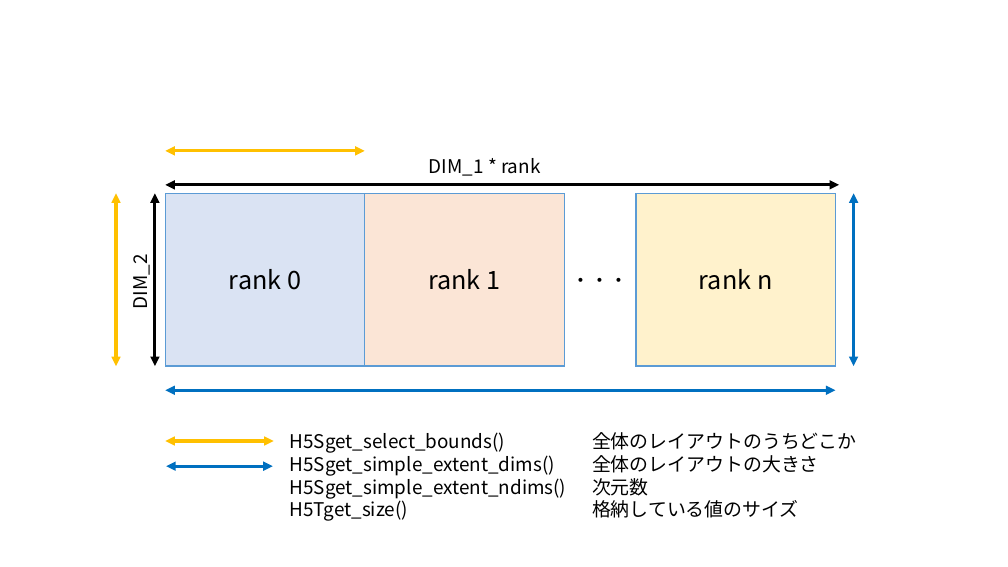
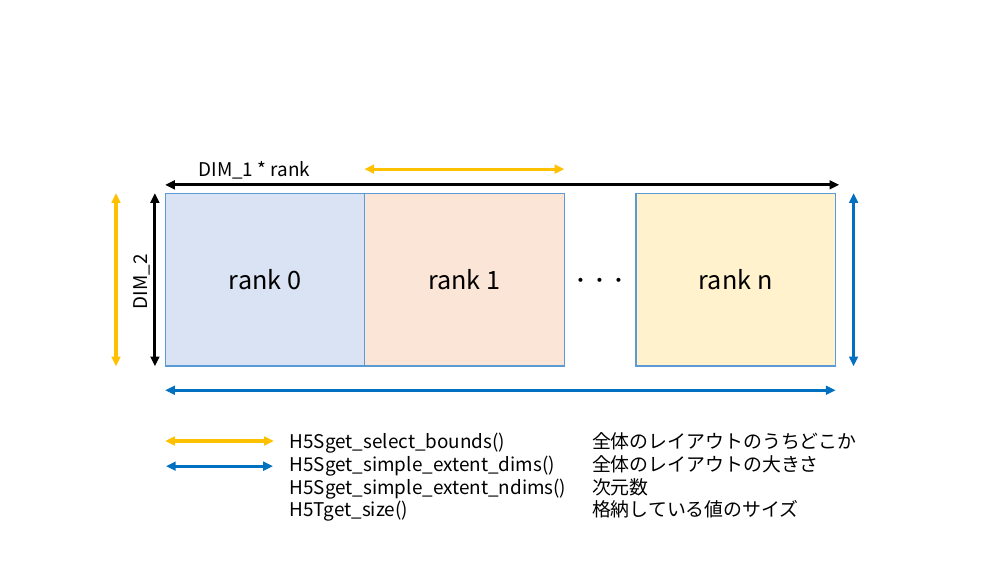
Before and after one commit to taki-d/texlive-ja-template, a slide deck: slide 16 of figure.pptx. Drawn at 1008x567 pixels with LibreOffice and Linux fonts; fonts in the diff are those of the drawing. Boxes give left, top, right and bottom in pixels: in the first picture for what was removed or moved away, otherwise in the second. Text is boxed around its words. In the diff, an @@ line names an element or a change of style, - is before the commit and + after.

```diff
--- a/figure.pptx
+++ b/figure.pptx
@@ text "DIM_1 * rank": place and size @@
-text "DIM_1 * rank" at bbox=[429, 158, 540, 176]
+text "DIM_1 * rank" at bbox=[199, 161, 310, 179]
@@ double arrow moved from (166, 151) - (364, 151) to (364, 169) - (564, 169) @@
```
Also in this commit, not shown: 3 other slides changed, 3 other files.
